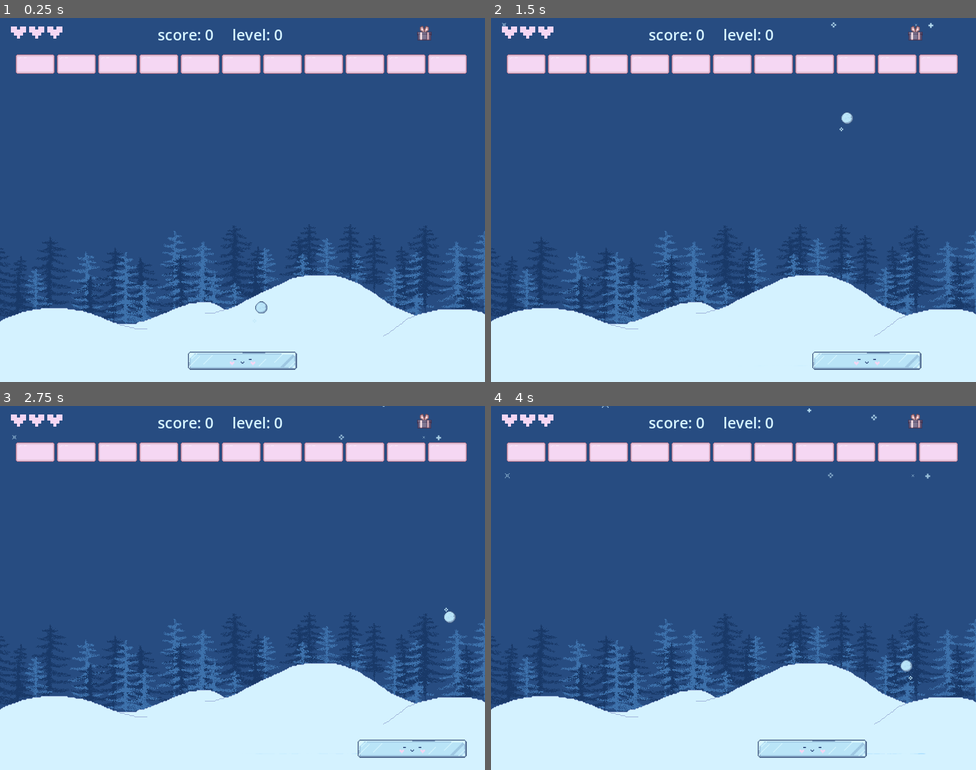
Above: before the commit, frames 1-4 (two rows, left to right).
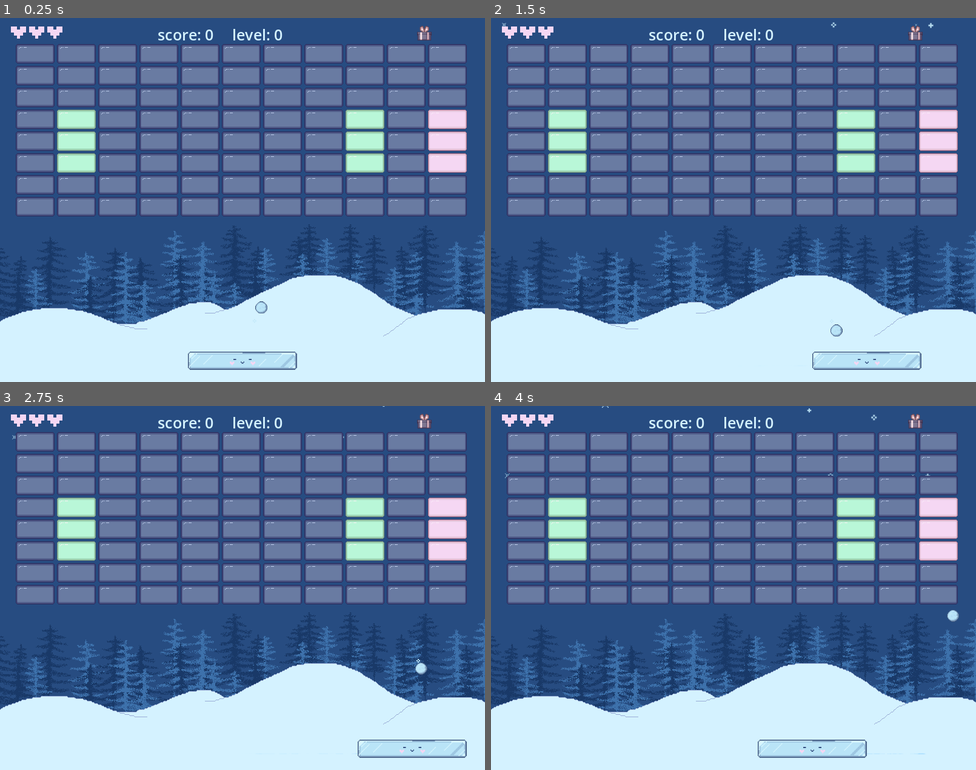
Above: after the commit, the same moments.

Repository: aysieelf/Snow-Break
Game: Godot game, scene res://levels/scenes/main_scene.tscn
The game is run twice, just before and just after one commit, with the same random seed, the same clock (stepped at 60 frames per second) and the same inputs.
Inputs:
- Up to frame 1 (0.25 s): no input
- Up to frame 2 (1.5 s): hold Right (move_right) 0.53-1.28 s; hold A (move_left) from 1.28 s (still down)
- Up to frame 3 (2.75 s): release A (move_left) at 2.03 s; hold Right (move_right) from 2.03 s (still down)
- Up to frame 4 (4 s): release Right (move_right) at 3.53 s; hold A (move_left) from 3.53 s (still down)

The runs differ from the first frame. In frame 1, 38% of the frame differs, in the area x 3-97%, y 7-55%; in frame 2, 38%; in frame 3, 38%, in the area x 3-97%, y 7-74%; in frame 4, 38%.

Commit message:
update: constants.gd - add STRONG_BRICK_MAX_HEALTH

Diff:
--- a/winter-splinter/core/utils/constants.gd
+++ b/winter-splinter/core/utils/constants.gd
@@ -62,13 +62,9 @@
 const BRICK_INIT_ROWS = 3
 const BRICK_MARGIN = 2
 const BRICK_TOP_OFFSET = 50
-const BRICK_TYPES = {
-	"NORMAL": 0,
-	"POWER_UP": 1,
-	"UNBREAKABLE": 2
-}
+const STRONG_BRICK_MAX_HEALTH = 3
 
 # Scores
-const INITIAL_LEVEL = 1
+const INITIAL_LEVEL = 20
 const INITIAL_HEALTHBAR = 3
 const INITIAL_SCORE = 0
